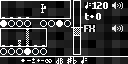
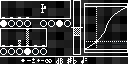
Two versions of the same layered image (w=128, h=64). Layer-by-layer changes:
added layer "Layer 639" above "Layer 638" over (86, 7, 127, 48)
added layer "Layer 638" above "Layer 637" over (84, 3, 128, 53)
added layer "Layer 637" above "Layer 635" over (84, 6, 128, 50)
hid "Layer 635" over (112, 2, 123, 9)
hid "Layer 634" over (84, 2, 123, 32)
